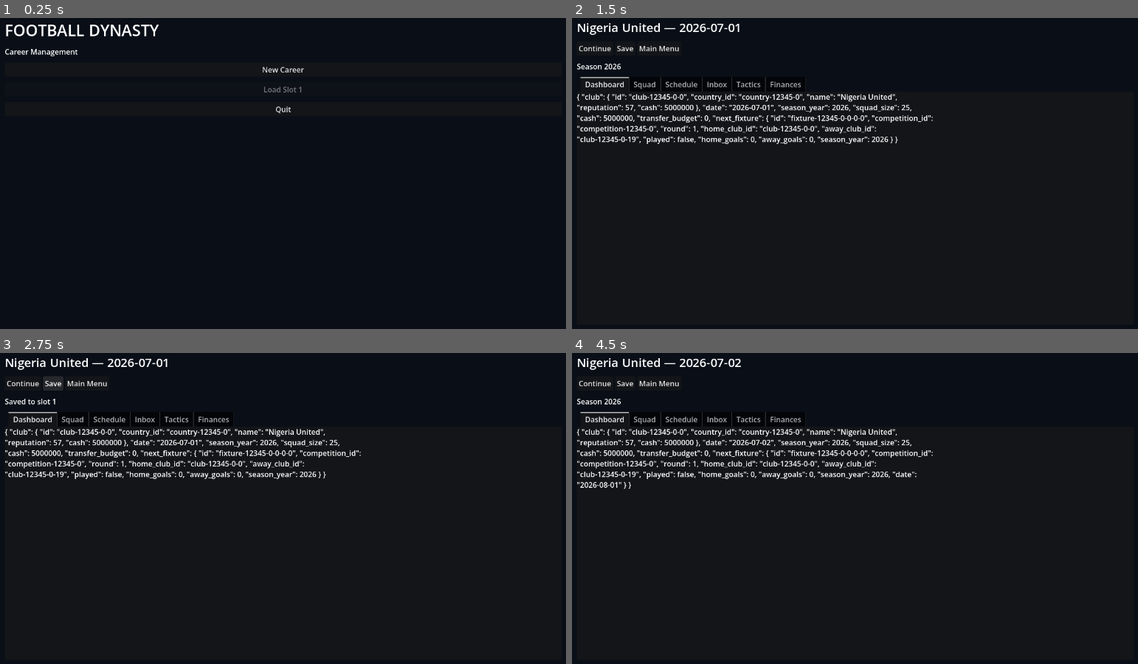
Above: before the commit, frames 1-4 (two rows, left to right).
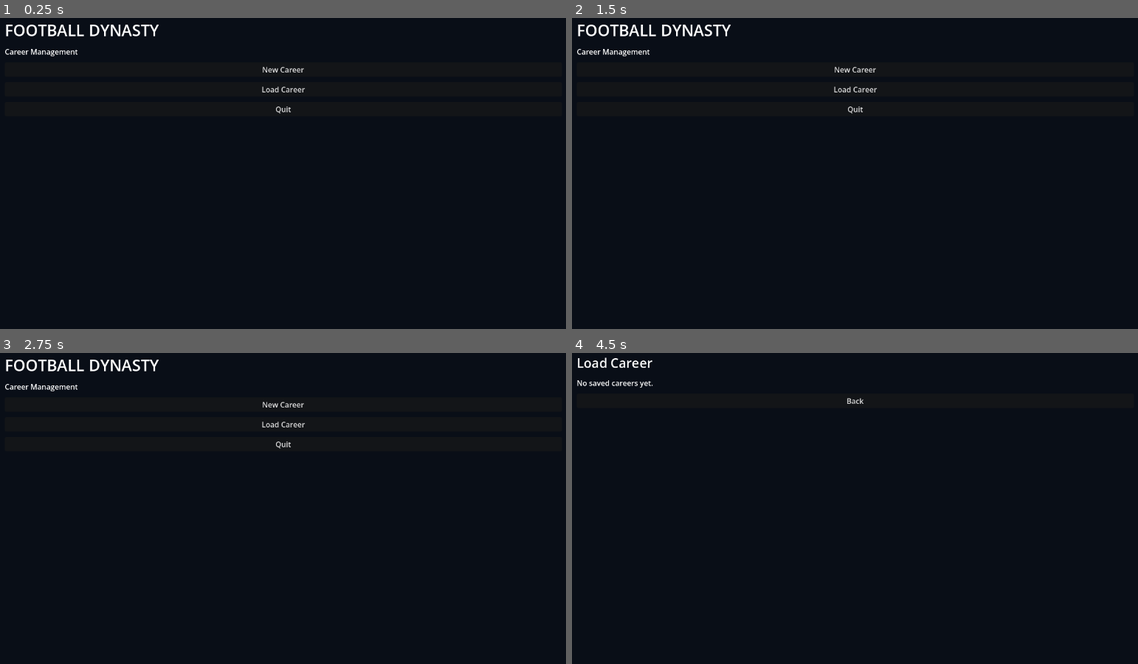
Above: after the commit, the same moments.

Repository: eghosa001/football-manager
Game: Godot game, scene res://game/scenes/career_app.tscn
Two runs of this game, one before a commit and one after it. Both use one fixed random seed, a clock stepped at 60 frames per second and the inputs below.
Inputs (mouse positions are in pixels of both pictures, inside the frame that each line leads up to):
- Up to frame 1 (0.25 s): no input
- Up to frame 2 (1.5 s): click (855, 89) at 0.5 s, where only the run after the commit has a clickable "Load Career"; click (855, 64) at 1.25 s, where only the run after the commit has a clickable "Back"
- Up to frame 3 (2.75 s): click (50, 384) at 2 s, where only the run before the commit has a clickable "Save"
- Up to frame 4 (4.5 s): click (656, 384) at 2.75 s, where only the run before the commit has a clickable "Main Menu"; click (855, 424) at 3.5 s, where only the run before the commit has a clickable "Load Slot 1"; click (594, 384) at 4.25 s, where only the run before the commit has a clickable "Continue"

The runs differ from the first frame. In frame 1, less than 0.1% of the frame differs, in the area x 46-54%, y 22-24%; in frame 2, 4.3%; in frame 3, 4.4%, in the area x 0-64%, y 1-41%; in frame 4, 4.2%.

Commit message:
Add new-career wizard, save browser and interactive inbox

Diff:
--- a/game/career/career_app.gd
+++ b/game/career/career_app.gd
@@ -5,6 +5,7 @@
 const DayRunnerClass = preload("res://application/career/day_runner.gd")
 const InboxServiceClass = preload("res://application/career/inbox_service.gd")
 const CareerQueryClass = preload("res://application/career/career_query.gd")
+const WorldGeneratorClass = preload("res://simulation/world/world_generator.gd")
 
 var session = CareerSessionClass.new()
 var slots = SaveSlotsClass.new()
@@ -12,13 +13,15 @@
 var active_slot := 1
 var content: VBoxContainer
 var status: Label
+var _manager_name_input: LineEdit
+var _club_selector: OptionButton
+var _wizard_clubs: Array = []
 
 func _ready() -> void:
 	_show_main_menu()
 
 func _clear() -> VBoxContainer:
-	for child in get_children():
-		child.queue_free()
+	for child in get_children(): child.queue_free()
 	var margin := MarginContainer.new()
 	margin.set_anchors_and_offsets_preset(Control.PRESET_FULL_RECT)
 	margin.add_theme_constant_override("margin_left", 36)
@@ -33,37 +36,57 @@
 
 func _show_main_menu() -> void:
 	var root := _clear()
-	var title := Label.new()
-	title.text = "FOOTBALL DYNASTY"
-	title.add_theme_font_size_override("font_size", 34)
-	root.add_child(title)
+	_add_heading(root, "FOOTBALL DYNASTY", 34)
 	var subtitle := Label.new()
 	subtitle.text = "Career Management"
 	root.add_child(subtitle)
-	var new_button := Button.new()
-	new_button.text = "New Career"
-	new_button.pressed.connect(_new_career)
-	root.add_child(new_button)
-	var load_button := Button.new()
-	load_button.text = "Load Slot 1"
-	load_button.disabled = not bool(slots.metadata(1).get("exists", false))
-	load_button.pressed.connect(_load_slot.bind(1))
-	root.add_child(load_button)
-	var quit_button := Button.new()
-	quit_button.text = "Quit"
-	quit_button.pressed.connect(func(): get_tree().quit())
-	root.add_child(quit_button)
+	_add_button(root, "New Career", _show_new_career)
+	_add_button(root, "Load Career", _show_load_menu)
+	_add_button(root, "Quit", func(): get_tree().quit())
 
-func _new_career() -> void:
-	session.new_career("Manager", "", 12345)
+func _show_new_career() -> void:
+	var root := _clear()
+	_add_heading(root, "New Career", 28)
+	var name_label := Label.new(); name_label.text = "Manager name"; root.add_child(name_label)
+	_manager_name_input = LineEdit.new()
+	_manager_name_input.text = "Manager"
+	_manager_name_input.placeholder_text = "Enter manager name"
+	root.add_child(_manager_name_input)
+	var club_label := Label.new(); club_label.text = "Choose club"; root.add_child(club_label)
+	_club_selector = OptionButton.new()
+	_wizard_clubs = WorldGeneratorClass.new().create_world(12345).clubs
+	for club in _wizard_clubs: _club_selector.add_item(String(club.name))
+	root.add_child(_club_selector)
+	var buttons := HBoxContainer.new(); root.add_child(buttons)
+	_add_button(buttons, "Create Career", _create_career_from_wizard)
+	_add_button(buttons, "Back", _show_main_menu)
+
+func _create_career_from_wizard() -> void:
+	var manager_name := _manager_name_input.text.strip_edges()
+	if manager_name == "": manager_name = "Manager"
+	var selected := clampi(_club_selector.selected, 0, maxi(0, _wizard_clubs.size()-1))
+	var club_id := String(_wizard_clubs[selected].id) if not _wizard_clubs.is_empty() else ""
+	session.new_career(manager_name, club_id, 12345)
 	InboxServiceClass.new().add_message(session.world, "board", "Welcome to the club", "Your first season is ready. Review the squad, tactics and upcoming fixtures.")
 	_show_career()
+
+func _show_load_menu() -> void:
+	var root := _clear()
+	_add_heading(root, "Load Career", 28)
+	var any := false
+	for meta in slots.list_slots(10):
+		if not bool(meta.get("exists", false)): continue
+		any = true
+		var label := "Slot %d — %s / %s / %s" % [int(meta.slot), String(meta.manager), String(meta.club), String(meta.date)]
+		_add_button(root, label, _load_slot.bind(int(meta.slot)))
+	if not any:
+		var empty := Label.new(); empty.text = "No saved careers yet."; root.add_child(empty)
+	_add_button(root, "Back", _show_main_menu)
 
 func _load_slot(slot: int) -> void:
 	var payload: Dictionary = slots.load_slot(slot)
 	if payload.is_empty():
-		_show_main_menu()
-		return
+		_show_main_menu(); return
 	active_slot = slot
 	session.world = payload.world
 	session.history = payload.get("history", [])
@@ -74,58 +97,65 @@
 func _show_career() -> void:
 	var root := _clear()
 	var snap: Dictionary = session.snapshot()
-	var club: Dictionary = query.dashboard(session.world, session.managed_club_id).get("club", {})
-	var title := Label.new()
-	title.text = "%s — %s" % [String(club.get("name", "Club")), String(snap.date)]
-	title.add_theme_font_size_override("font_size", 26)
-	root.add_child(title)
-	var buttons := HBoxContainer.new()
-	root.add_child(buttons)
+	var dashboard: Dictionary = query.dashboard(session.world, session.managed_club_id)
+	var club: Dictionary = dashboard.get("club", {})
+	_add_heading(root, "%s — %s" % [String(club.get("name", "Club")), String(snap.date)], 26)
+	var buttons := HBoxContainer.new(); root.add_child(buttons)
 	_add_button(buttons, "Continue", _advance_day)
-	_add_button(buttons, "Save", _save)
+	_add_button(buttons, "Save Slot %d" % active_slot, _save)
 	_add_button(buttons, "Main Menu", _show_main_menu)
-	status = Label.new()
-	status.text = "Season %d" % int(snap.season_year)
-	root.add_child(status)
-	var tabs := TabContainer.new()
-	tabs.size_flags_vertical = Control.SIZE_EXPAND_FILL
-	root.add_child(tabs)
-	_add_text_tab(tabs, "Dashboard", str(query.dashboard(session.world, session.managed_club_id)))
+	status = Label.new(); status.text = "Manager: %s  •  Season %d" % [String(session.manager.get("name", "Manager")), int(snap.season_year)]; root.add_child(status)
+	var tabs := TabContainer.new(); tabs.size_flags_vertical = Control.SIZE_EXPAND_FILL; root.add_child(tabs)
+	_add_text_tab(tabs, "Dashboard", str(dashboard))
 	_add_text_tab(tabs, "Squad", _rows(query.squad(session.world, session.managed_club_id)))
 	_add_text_tab(tabs, "Schedule", _rows(query.schedule(session.world, session.managed_club_id, 20)))
-	_add_text_tab(tabs, "Inbox", _rows(InboxServiceClass.new().unread(session.world)))
+	_add_inbox_tab(tabs)
 	_add_text_tab(tabs, "Tactics", str(query.tactics(session.world, session.managed_club_id)))
 	_add_text_tab(tabs, "Finances", str(query.finances(session.world, session.managed_club_id)))
+	_add_text_tab(tabs, "Staff", _rows(query.staff(session.world, session.managed_club_id)))
+
+func _add_inbox_tab(tabs: TabContainer) -> void:
+	var scroll := ScrollContainer.new(); scroll.name = "Inbox"
+	var box := VBoxContainer.new(); box.custom_minimum_size = Vector2(780, 430); scroll.add_child(box)
+	var messages: Array = InboxServiceClass.new().unread(session.world)
+	if messages.is_empty():
+		var empty := Label.new(); empty.text = "Inbox clear."; box.add_child(empty)
+	for message in messages:
+		var title := Label.new(); title.text = "%s — %s" % [String(message.get("category", "info")).to_upper(), String(message.get("title", "Message"))]; box.add_child(title)
+		var body := Label.new(); body.text = String(message.get("body", "")); body.autowrap_mode = TextServer.AUTOWRAP_WORD_SMART; box.add_child(body)
+		if bool(message.get("requires_action", false)) and not bool(message.get("resolved", false)):
+			var action_row := HBoxContainer.new(); box.add_child(action_row)
+			for action in message.get("actions", []):
+				var action_id := String(action.get("id", "action"))
+				_add_button(action_row, String(action.get("label", action_id.capitalize())), _resolve_message.bind(int(message.id), action_id))
+	tabs.add_child(scroll)
+
+func _resolve_message(message_id: int, action_id: String) -> void:
+	InboxServiceClass.new().resolve(session.world, message_id, action_id)
+	_show_career()
 
 func _advance_day() -> void:
 	var result: Dictionary = DayRunnerClass.new().advance_day(session.world, session.history, session.seed + int(session.world.get("season_year", 2026)))
 	if result.has("error"):
-		status.text = "Unable to advance day"
-		return
+		status.text = "Unable to advance day"; return
 	_show_career()
 
 func _save() -> void:
 	var err := slots.save_slot(active_slot, session.world, session.history, session.manager)
 	status.text = "Saved to slot %d" % active_slot if err == OK else "Save failed (%d)" % err
 
+func _add_heading(parent: Control, text: String, size: int) -> void:
+	var label := Label.new(); label.text = text; label.add_theme_font_size_override("font_size", size); parent.add_child(label)
+
 func _add_button(parent: Control, text: String, callback: Callable) -> void:
-	var button := Button.new()
-	button.text = text
-	button.pressed.connect(callback)
-	parent.add_child(button)
+	var button := Button.new(); button.text = text; button.pressed.connect(callback); parent.add_child(button)
 
 func _add_text_tab(tabs: TabContainer, title: String, text: String) -> void:
-	var scroll := ScrollContainer.new()
-	scroll.name = title
-	var label := RichTextLabel.new()
-	label.fit_content = true
-	label.custom_minimum_size = Vector2(780, 430)
-	label.text = text
-	scroll.add_child(label)
+	var scroll := ScrollContainer.new(); scroll.name = title
+	var label := RichTextLabel.new(); label.fit_content = true; label.custom_minimum_size = Vector2(780, 430); label.text = text; scroll.add_child(label)
 	tabs.add_child(scroll)
 
 func _rows(rows: Array) -> String:
 	var out: Array[String] = []
-	for row in rows:
-		out.append(str(row))
+	for row in rows: out.append(str(row))
 	return "\n".join(out)
